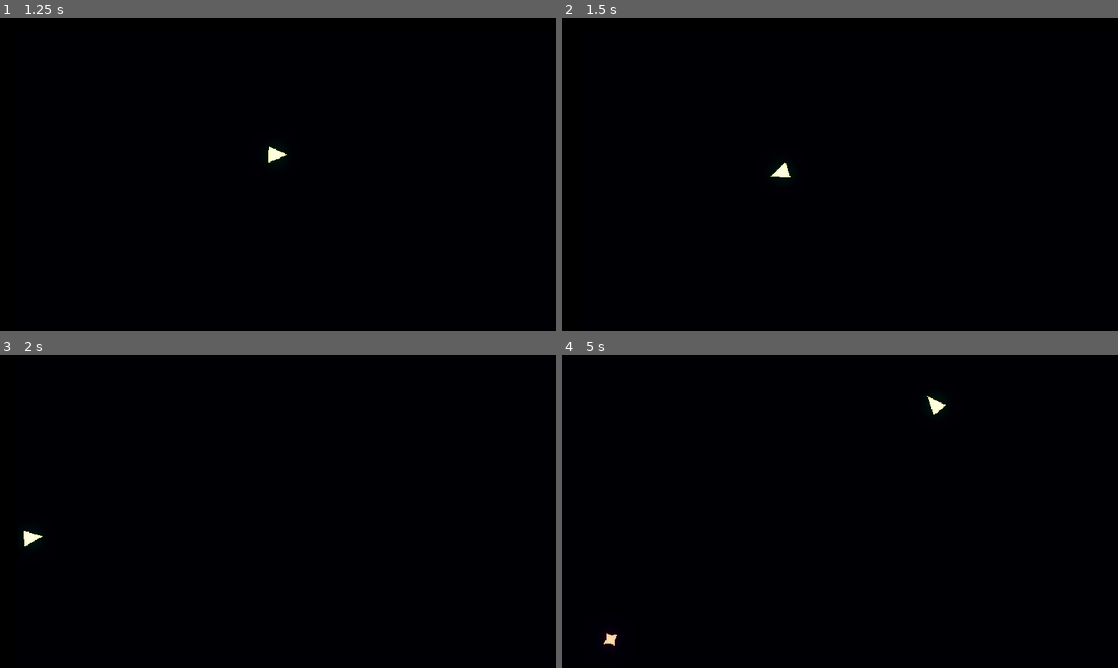
Above: before the commit, frames 1-4 (two rows, left to right).
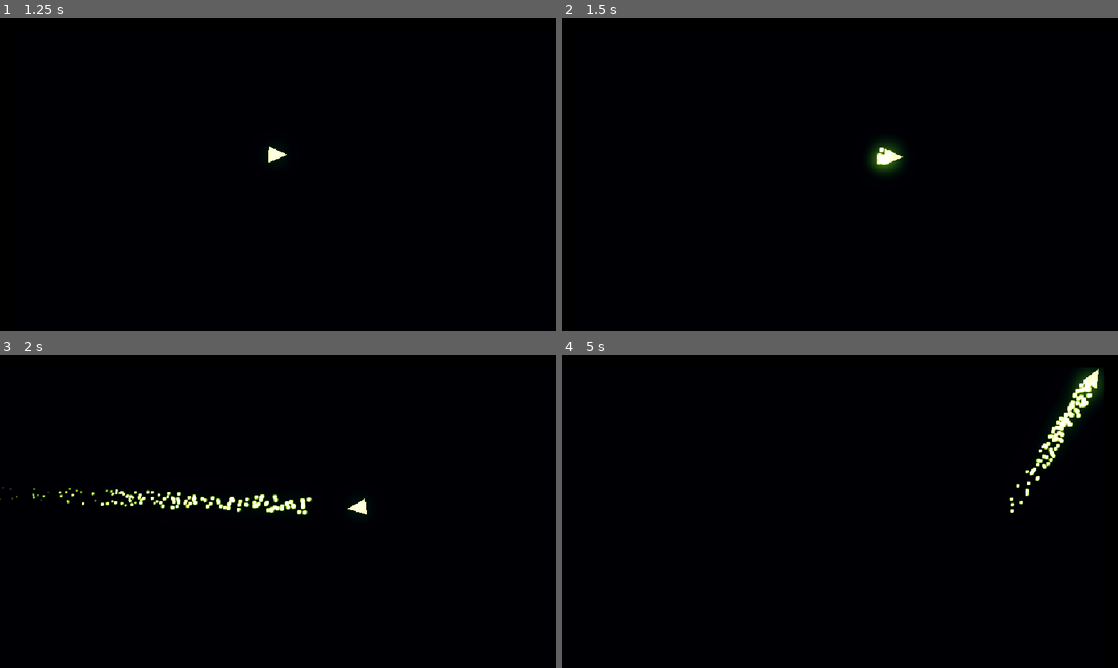
Above: after the commit, the same moments.

Repository: LucasCruz1377/polygons_shoot
Game: Godot game, scene res://Battle_area.tscn
Same seed, same stepped clock (60 frames per second), same inputs: the game is played once before the commit and once after it.
Inputs (mouse positions are in pixels of both pictures, inside the frame that each line leads up to):
- Up to frame 1 (1.25 s): tap Enter (ui_accept) at 0.5, 0.77, 0.8, 1.07 s; move the mouse to (400, 158) at 0.52 s; press the mouse at (400, 158) at 0.53 s; hold D (right) from 0.53 s (still down)
- Up to frame 2 (1.5 s): tap Enter (ui_accept) at 1.25, 1.35 s; move the mouse to (728, 190) at 1.27 s; release D (right) at 1.28 s; release the mouse at (728, 190) at 1.28 s; hold S (brake) from 1.28 s (still down)
- Up to frame 3 (2 s): keep holding S (brake); tap Enter (ui_accept) at 1.52, 1.82 s; click (166, 527) at 1.55 s
- Up to frame 4 (5 s): move the mouse to (895, 442) at 2.02 s; release S (brake) at 2.03 s; hold D (right) 2.03-2.78 s; tap V (ctrlflip) at 2.1 s; tap Enter (ui_accept) at 2.3, 3.02, 3.32, 3.77, 3.8, 4.07, 4.35, 4.52, 4.82 s; move the mouse to (812, 574) at 2.77 s; hold W (accelerate) 2.78-3.53 s; click (812, 574) at 2.85 s; move the mouse to (1006, 558) at 3.52 s; press the mouse at (1006, 558) at 3.53 s; hold A (left) from 3.53 s (still down); move the mouse to (673, 464) at 4.27 s; release the mouse at (673, 464) at 4.28 s; click (673, 464) at 4.55 s

Frame 1 is identical in both runs. In frame 2, 0.6% of the frame differs, in the area x 37-62%, y 39-51%; in frame 3, 1.1%; in frame 4, 1.3%, in the area x 7-98%, y 4-93%.

Commit message:
hiperdash particles

Diff:
--- a/enemy.tscn
+++ b/enemy.tscn
@@ -16,6 +16,7 @@
 fill_to = Vector2(0.88495576, 0.21238938)
 
 [node name="Enemy" type="CharacterBody2D" unique_id=1570180816 groups=["enemies"]]
+self_modulate = Color(2.454227, 2.454227, 2.454227, 1)
 z_index = 1
 collision_layer = 4
 collision_mask = 15
--- a/enemydeathpart.tscn
+++ b/enemydeathpart.tscn
@@ -3,7 +3,7 @@
 [ext_resource type="Script" uid="uid://c07646k0ienly" path="res://enemydeathpart.gd" id="1_85ype"]
 
 [sub_resource type="Gradient" id="Gradient_8h2to"]
-offsets = PackedFloat32Array(0.55932206, 1)
+offsets = PackedFloat32Array(0.6423358, 1)
 colors = PackedColorArray(1, 1, 1, 1, 0, 0, 0, 0)
 
 [sub_resource type="GradientTexture1D" id="GradientTexture1D_85ype"]
@@ -26,10 +26,10 @@
 color_ramp = SubResource("GradientTexture1D_85ype")
 
 [node name="enemydeathpart" type="GPUParticles2D" unique_id=217961140]
-self_modulate = Color(2.454227, 0, 0, 1)
+modulate = Color(1, 0, 0.23137255, 1)
+self_modulate = Color(4.415934, 4.415934, 4.415934, 1)
 emitting = false
-amount = 200
-lifetime = 1.5
+amount = 50
 one_shot = true
 explosiveness = 1.0
 randomness = 0.26
--- a/fireball.gd
+++ b/fireball.gd
@@ -4,10 +4,6 @@
 var dmg = 2
 func _physics_process(delta: float) -> void:
 	position += transform.x * SPEED * delta
-
-
-func _on_visible_on_screen_notifier_2d_screen_exited() -> void:
-	queue_free()
 
 func _on_body_entered(body: Node2D) -> void:
 	if body.is_in_group("enemies") or body.is_in_group("parede"):
--- a/fireball.tscn
+++ b/fireball.tscn
@@ -11,39 +11,11 @@
 fill_from = Vector2(0.5117647, 0.5117647)
 fill_to = Vector2(0.9117647, 0.13529412)
 
-[sub_resource type="Gradient" id="Gradient_olwj8"]
-colors = PackedColorArray(1, 1, 1, 1, 18.892157, 18.892157, 18.892157, 0)
-
-[sub_resource type="GradientTexture2D" id="GradientTexture2D_wdani"]
-gradient = SubResource("Gradient_olwj8")
-fill = 1
-fill_from = Vector2(0.5, 0.5058824)
-fill_to = Vector2(0.5058824, 0.5352941)
-
-[sub_resource type="Gradient" id="Gradient_nix7o"]
-offsets = PackedFloat32Array(0, 0.5, 0.88709676, 0.983871)
-colors = PackedColorArray(1, 1, 0, 1, 0.7254902, 1, 0, 1, 0.39607844, 1, 0, 1, 0.93333334, 0, 0.36078432, 0)
-
-[sub_resource type="GradientTexture1D" id="GradientTexture1D_m4vqi"]
-gradient = SubResource("Gradient_nix7o")
-
-[sub_resource type="ParticleProcessMaterial" id="ParticleProcessMaterial_lk87q"]
-particle_flag_disable_z = true
-emission_shape = 1
-emission_sphere_radius = 2.0
-direction = Vector3(-11, 0, 0)
-spread = 0.0
-initial_velocity_max = 228.56999
-gravity = Vector3(0, 0, 0)
-scale_min = 0.0
-color_ramp = SubResource("GradientTexture1D_m4vqi")
-hue_variation_min = -1.0
-hue_variation_max = -1.0
-
 [sub_resource type="RectangleShape2D" id="RectangleShape2D_sf4mh"]
-size = Vector2(6, 6)
+size = Vector2(11, 6)
 
 [node name="fireball" type="Area2D" unique_id=1865514222 groups=["bullets"]]
+self_modulate = Color(4.415934, 4.415934, 4.415934, 1)
 light_mask = 2
 collision_layer = 8
 collision_mask = 5
@@ -52,30 +24,19 @@
 [node name="PointLight2D" type="PointLight2D" parent="." unique_id=354221910]
 position = Vector2(0, -1.7881393e-07)
 scale = Vector2(0.1875, 0.12499999)
-color = Color(1, 1, 0, 1)
+color = Color(3.5351257, 4.382696, 0.3088603, 1)
 energy = 1.15
 texture = SubResource("GradientTexture2D_sf4mh")
 texture_scale = 2.9
 
-[node name="GPUParticles2D" type="GPUParticles2D" parent="." unique_id=719571465]
-scale = Vector2(1.038488, 1)
-amount = 300
-texture = SubResource("GradientTexture2D_wdani")
-lifetime = 0.11
-speed_scale = 2.0
-process_material = SubResource("ParticleProcessMaterial_lk87q")
-
 [node name="Polygon2D" type="Polygon2D" parent="." unique_id=424105477]
-position = Vector2(-1.8, 0.56805205)
-scale = Vector2(1.0263289, 1.431948)
-color = Color(0.59424686, 0.9752943, 0, 1)
+position = Vector2(-0.6610632, 0.56805205)
+scale = Vector2(2.1652658, 1.431948)
+color = Color(0.6117647, 1, 0, 1)
 polygon = PackedVector2Array(0.35639763, -1.7933977, 2.811143, -1.7933977, 3.8319273, -1.0885699, 4, 0, 3, 1, 0, 1, -1, 0, -0.83451796, -1.161483)
 
-[node name="VisibleOnScreenNotifier2D" type="VisibleOnScreenNotifier2D" parent="." unique_id=1653364209]
-rect = Rect2(-2, -2, 4, 4)
-
 [node name="CollisionShape2D" type="CollisionShape2D" parent="." unique_id=1607775460]
+position = Vector2(2.5, 0)
 shape = SubResource("RectangleShape2D_sf4mh")
 
 [connection signal="body_entered" from="." to="." method="_on_body_entered"]
-[connection signal="screen_exited" from="VisibleOnScreenNotifier2D" to="." method="_on_visible_on_screen_notifier_2d_screen_exited"]
--- /dev/null
+++ b/node_2d.tscn
@@ -0,0 +1,60 @@
+[gd_scene format=3 uid="uid://cwcl6gufxtvnc"]
+
+[ext_resource type="PackedScene" uid="uid://do2fi6mvjjoq1" path="res://player.tscn" id="1_wtcfe"]
+[ext_resource type="PackedScene" uid="uid://cwsakc0j1hoyc" path="res://parede.tscn" id="2_epypp"]
+[ext_resource type="OccluderPolygon2D" path="res://squareoclu.tres" id="3_0hol4"]
+
+[sub_resource type="Gradient" id="Gradient_q6r6c"]
+colors = PackedColorArray(3.1886623e-07, 0.1989061, 0.19890603, 1, 0.034981657, 0.051092014, 0.08807104, 1)
+
+[sub_resource type="GradientTexture2D" id="GradientTexture2D_kdubu"]
+gradient = SubResource("Gradient_q6r6c")
+fill = 1
+fill_from = Vector2(0.47391304, 0.5043478)
+
+[node name="Node2D" type="Node2D" unique_id=937167224]
+metadata/_edit_vertical_guides_ = [1183.0]
+metadata/_edit_horizontal_guides_ = [674.0, 678.0]
+
+[node name="Sprite2D" type="Sprite2D" parent="." unique_id=423854753]
+position = Vector2(608.7, 358)
+scale = Vector2(17.959377, 9.480001)
+texture = SubResource("GradientTexture2D_kdubu")
+
+[node name="CharacterBody2D" parent="." unique_id=1457330626 instance=ExtResource("1_wtcfe")]
+position = Vector2(475, 235)
+
+[node name="Parede" parent="." unique_id=862347999 instance=ExtResource("2_epypp")]
+position = Vector2(556, 20)
+
+[node name="Parede2" parent="." unique_id=1319559668 instance=ExtResource("2_epypp")]
+position = Vector2(558, 663)
+scale = Vector2(1.0768163, 0.97312206)
+
+[node name="Parede3" parent="." unique_id=246887301 instance=ExtResource("2_epypp")]
+position = Vector2(18, 156)
+rotation = -1.5707964
+scale = Vector2(1.0768163, 0.97312206)
+
+[node name="Parede4" parent="." unique_id=1450349022 instance=ExtResource("2_epypp")]
+position = Vector2(1164, 189)
+rotation = -1.5707964
+scale = Vector2(1.0768163, 0.97312206)
+
+[node name="LightOccluder2D" type="LightOccluder2D" parent="." unique_id=1001307988]
+position = Vector2(549, 1)
+occluder = ExtResource("3_0hol4")
+
+[node name="LightOccluder2D3" type="LightOccluder2D" parent="." unique_id=755158955]
+position = Vector2(1214, 259)
+rotation = 1.5707964
+occluder = ExtResource("3_0hol4")
+
+[node name="LightOccluder2D4" type="LightOccluder2D" parent="." unique_id=1232316507]
+position = Vector2(55, 195)
+rotation = 1.5707964
+occluder = ExtResource("3_0hol4")
+
+[node name="LightOccluder2D2" type="LightOccluder2D" parent="." unique_id=1641301637]
+position = Vector2(540, 656)
+occluder = ExtResource("3_0hol4")
--- a/player.gd
+++ b/player.gd
@@ -1,6 +1,7 @@
 extends CharacterBody2D
 
-@onready var firehole: Marker2D = $Marker2D
+@onready var ponta: Marker2D = $ponta
+@onready var particles: GPUParticles2D = $particles
 
 const BULLET = preload("res://fireball.tscn")
 const acceleration = 200.00
@@ -18,12 +19,12 @@
 	if Input.is_action_just_pressed("ctrlflip"):
 		mouseaim = !mouseaim
 
-	if mouseaim:
-		look_at(get_global_mouse_position())
-	if !mouseaim:
-		arrowsctrl(delta)
 
 	if !hiperdashing:
+		if mouseaim:
+			look_at(get_global_mouse_position())
+		if !mouseaim:
+			arrowsctrl(delta)
 		if Input.is_action_pressed("accelerate"):
 			accelerate(delta)
 		if Input.is_action_pressed("brake"):
@@ -44,7 +45,7 @@
 func fire():
 		var instance_bullet = BULLET.instantiate()
 		get_tree().current_scene.add_child(instance_bullet)
-		instance_bullet.global_position = firehole.global_position
+		instance_bullet.global_position = ponta.global_position
 		instance_bullet.rotation = rotation
 		cooldown = CD_MAX
 
@@ -57,10 +58,12 @@
 	hiperdashing = true
 	Engine.time_scale = 0.2
 	await get_tree().create_timer(0.2).timeout
+	particles.emitting = true
 	Engine.time_scale = 1
 	velocity += transform.x * SPEED * 10
 	await get_tree().create_timer(0.15).timeout
 	velocity *= 0.2
 
 	await get_tree().create_timer(0.3).timeout
+	particles.emitting = false
 	hiperdashing = false
--- a/player.tscn
+++ b/player.tscn
@@ -14,34 +14,82 @@
 [sub_resource type="CircleShape2D" id="CircleShape2D_4flbx"]
 radius = 20.024984
 
+[sub_resource type="Gradient" id="Gradient_onrkg"]
+offsets = PackedFloat32Array(0.74585634, 1)
+colors = PackedColorArray(1, 1, 1, 1, 2.454227, 2.454227, 2.454227, 0)
+
+[sub_resource type="GradientTexture2D" id="GradientTexture2D_i3pqv"]
+gradient = SubResource("Gradient_onrkg")
+width = 10
+height = 10
+fill = 1
+fill_from = Vector2(0.4871795, 0.491453)
+fill_to = Vector2(0.42307693, 0.4059829)
+
+[sub_resource type="Gradient" id="Gradient_hqtel"]
+offsets = PackedFloat32Array(0.5839416, 1)
+colors = PackedColorArray(1, 1, 1, 1, 0, 0, 0, 0)
+
+[sub_resource type="GradientTexture1D" id="GradientTexture1D_sweqy"]
+gradient = SubResource("Gradient_hqtel")
+
+[sub_resource type="Curve" id="Curve_2hs0m"]
+_limits = [0.0, 3.0, 0.0, 1.0]
+_data = [Vector2(0, 3), 0.0, 0.0, 0, 0, Vector2(1, 1.4831462), 0.0, 0.0, 0, 0]
+point_count = 2
+
+[sub_resource type="CurveTexture" id="CurveTexture_1jxqw"]
+curve = SubResource("Curve_2hs0m")
+
+[sub_resource type="ParticleProcessMaterial" id="ParticleProcessMaterial_dw050"]
+particle_flag_disable_z = true
+emission_shape = 3
+emission_box_extents = Vector3(1.1, 13, 1)
+direction = Vector3(-1, 0, 0)
+spread = 0.0
+initial_velocity_min = 500.0
+initial_velocity_max = 1000.0
+gravity = Vector3(0, 0, 0)
+scale_curve = SubResource("CurveTexture_1jxqw")
+color = Color(0.7019608, 1, 0.11764706, 1)
+color_ramp = SubResource("GradientTexture1D_sweqy")
+
 [node name="CharacterBody2D" type="CharacterBody2D" unique_id=1457330626 groups=["player"]]
 modulate = Color(1.0039216, 0.9999855, 0.9999855, 1)
-self_modulate = Color(0.70109016, 1.0042744, 0.1144091, 1)
+self_modulate = Color(1.8247963, 1.8247963, 1.8247963, 1)
 collision_layer = 2
 collision_mask = 13
 script = ExtResource("1_4flbx")
 
-[node name="Polygon2D" type="Polygon2D" parent="." unique_id=2090995044]
+[node name="corpo" type="Polygon2D" parent="." unique_id=2090995044]
 position = Vector2(-15.027628, -26.62648)
 rotation = 1.8855863
 color = Color(0.53333336, 1, 0.101960786, 1)
 polygon = PackedVector2Array(38.333996, -16.71797, 14, -43, 12, -8)
 uv = PackedVector2Array(34, -16, 14, -43, 12, -8)
 
-[node name="Camera2D" type="Camera2D" parent="." unique_id=547992662]
+[node name="camera" type="Camera2D" parent="." unique_id=547992662]
 limit_left = 0
 limit_top = 0
 limit_right = 1636
 limit_bottom = 1145
 position_smoothing_enabled = true
 
-[node name="PointLight2D" type="PointLight2D" parent="." unique_id=459571741]
+[node name="luz" type="PointLight2D" parent="." unique_id=459571741]
 scale = Vector2(1.7317743, 1.651419)
 texture = SubResource("GradientTexture2D_onrkg")
 
-[node name="CollisionShape2D" type="CollisionShape2D" parent="." unique_id=694652783]
+[node name="colisao" type="CollisionShape2D" parent="." unique_id=694652783]
 visible = false
 shape = SubResource("CircleShape2D_4flbx")
 
-[node name="Marker2D" type="Marker2D" parent="." unique_id=566907530]
+[node name="ponta" type="Marker2D" parent="." unique_id=566907530]
 position = Vector2(21, 0)
+
+[node name="particles" type="GPUParticles2D" parent="." unique_id=1534008633]
+self_modulate = Color(2.454227, 2.454227, 2.454227, 1)
+emitting = false
+amount = 200
+texture = SubResource("GradientTexture2D_i3pqv")
+lifetime = 0.5
+process_material = SubResource("ParticleProcessMaterial_dw050")
--- a/project.godot
+++ b/project.godot
@@ -24,10 +24,10 @@
 
 [global_group]
 
+parede=""
 bullets=""
 enemies=""
 player=""
-parede=""
 spawners=""
 
 [input]
